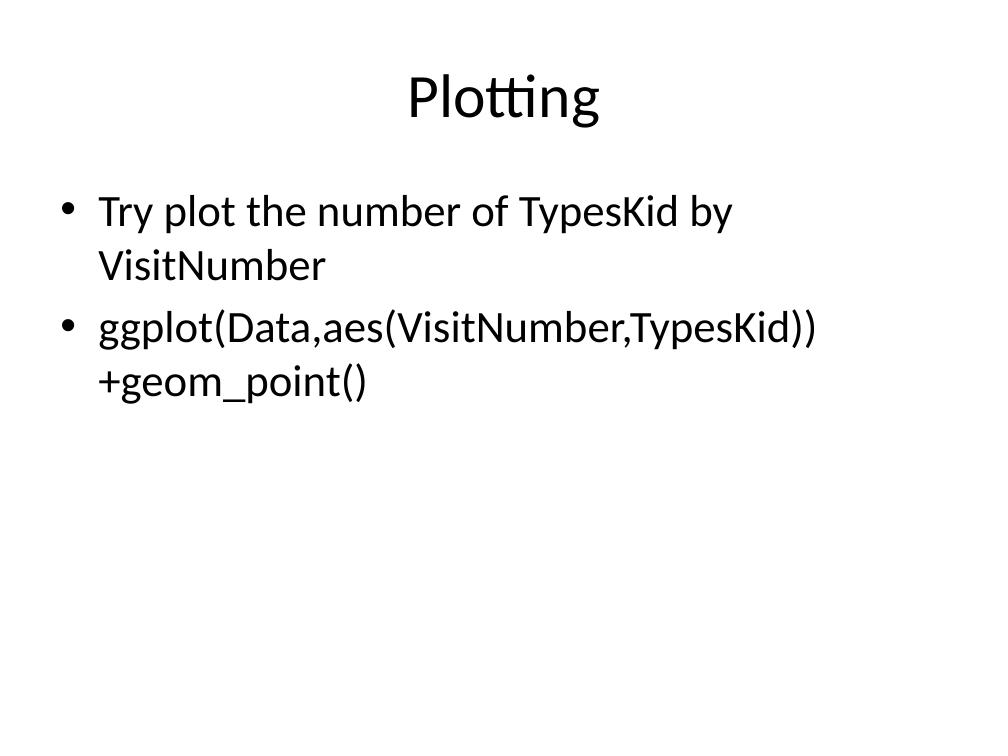
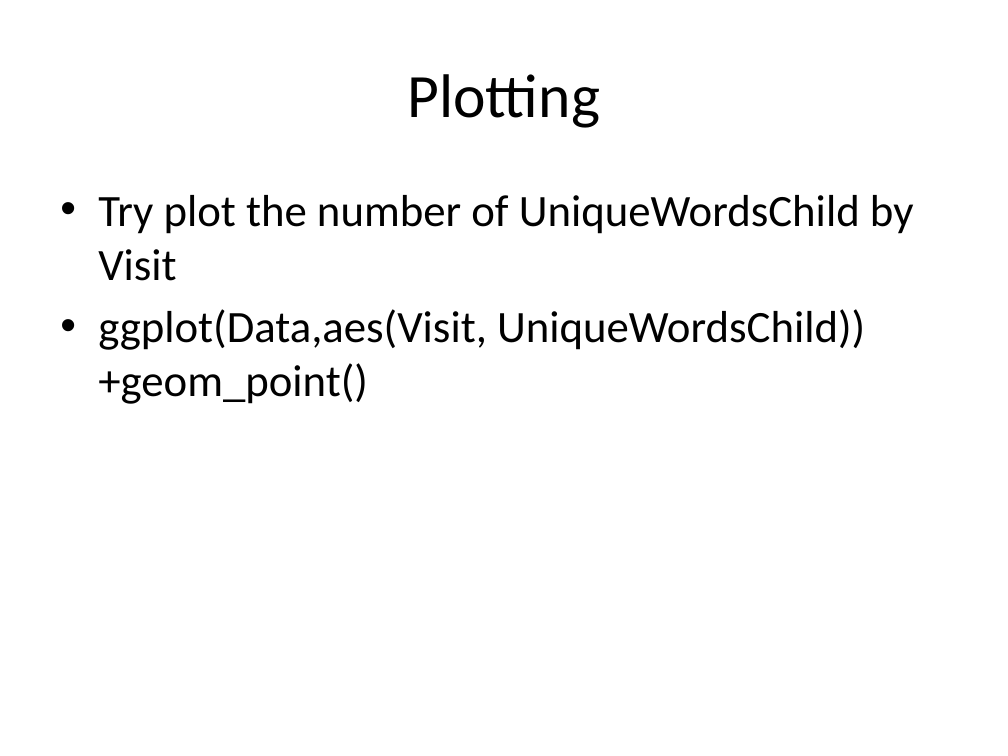
Before and after one commit to ethanweed/Stats4Humanities2016, a slide deck: slide 8 of Day5/Lecture 5.pptx. Drawn at 1008x756 pixels with LibreOffice and Linux fonts; fonts in the diff are those of the drawing. Boxes give left, top, right and bottom in pixels: in the first picture for what was removed or moved away, otherwise in the second. Text is boxed around its words. In the diff, an @@ line names an element or a change of style, - is before the commit and + after.

```diff
--- a/Day5/Lecture 5.pptx
+++ b/Day5/Lecture 5.pptx
@@ text at [98,195,914,404]: text changed @@
-• Try plot the number of TypesKid by VisitNumber
-• ggplot(Data,aes(VisitNumber,TypesKid))+geom_point()
+• Try plot the number of UniqueWordsChild by Visit
+• ggplot(Data,aes(Visit, UniqueWordsChild))+geom_point()
```
Also in this commit, not shown: 17 other slides changed, 1 other file.
